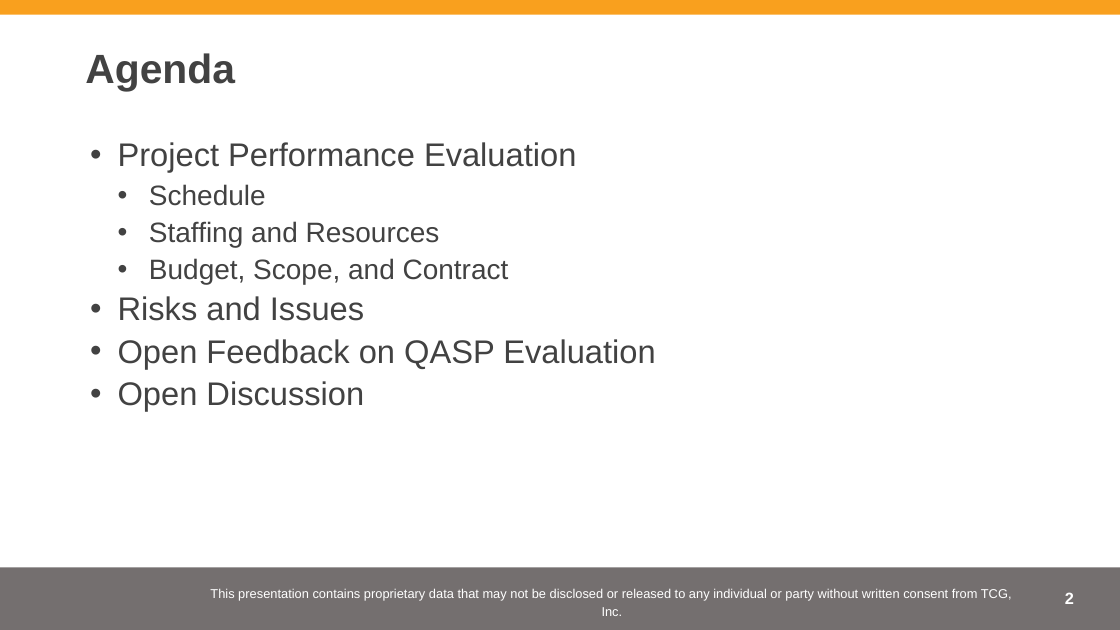
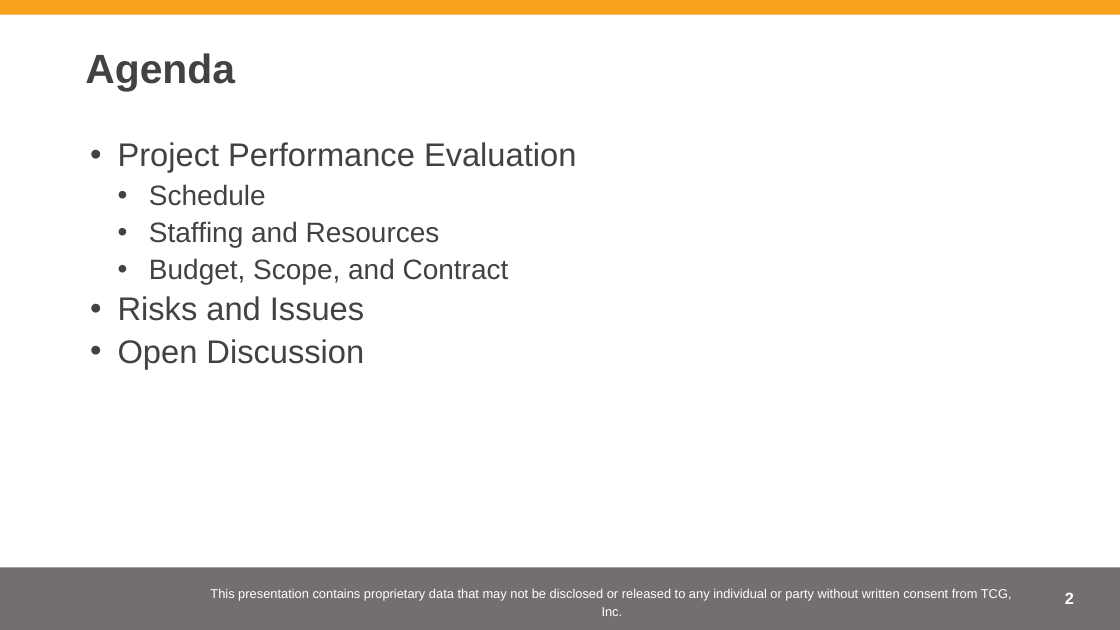
Before and after one commit to fecgov/fecfile-project-management, a slide deck: slide 2 of MeetingNotes/2021-11-04 FEC - FECFile Online - Weekly Check-in.pptx. Drawn at 1120x630 pixels with LibreOffice and Linux fonts; fonts in the diff are those of the drawing; background and template pictures are left out. Boxes give left, top, right and bottom in pixels: in the first picture for what was removed or moved away, otherwise in the second. Text is boxed around its words. In the diff, an @@ line names an element or a change of style, - is before the commit and + after.

```diff
--- a/MeetingNotes/2021-11-04 FEC - FECFile Online - Weekly Check-in.pptx
+++ b/MeetingNotes/2021-11-04 FEC - FECFile Online - Weekly Check-in.pptx
@@ text at bbox=[118, 339, 655, 369]: paragraph removed @@
-• Open Feedback on QASP Evaluation
```
Also in this commit, not shown: 1 other file.
